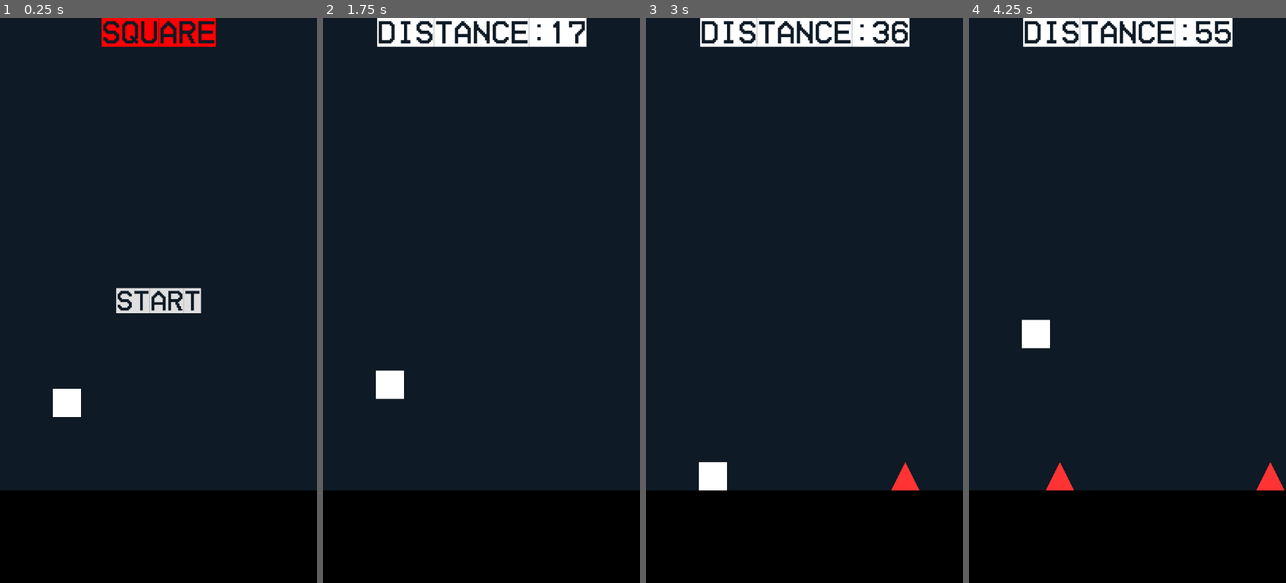
Above: before the commit, frames 1-4 (left to right).
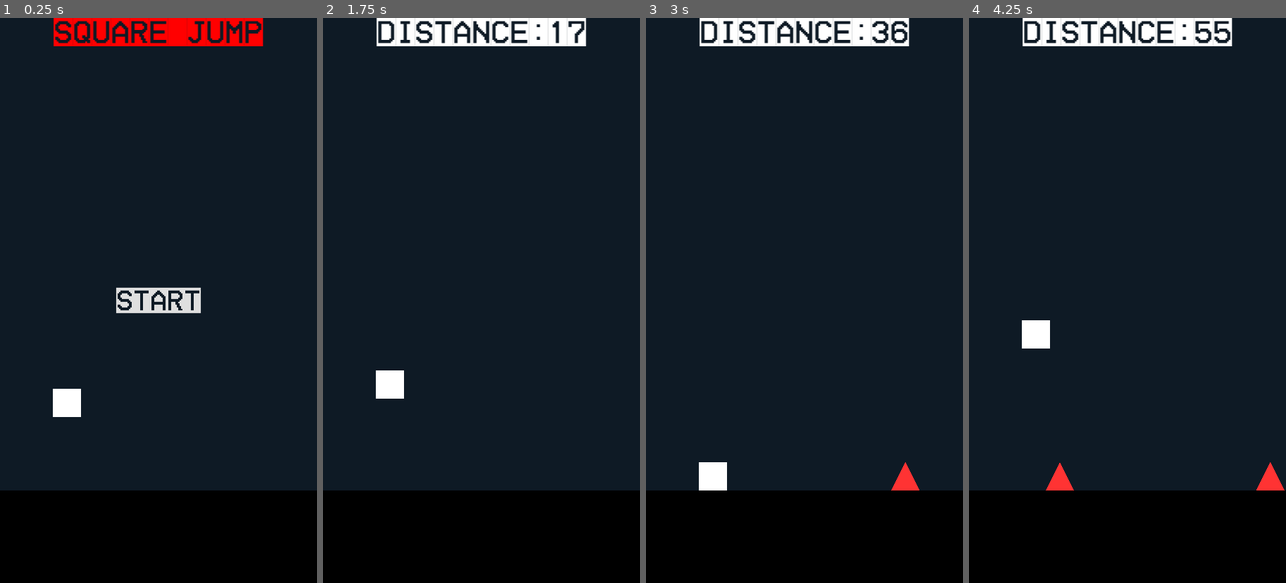
Above: after the commit, the same moments.

Repository: kelvin-kn/cheche
Game: Godot game, scene res://scenes/main.tscn
Same seed, same stepped clock (60 frames per second), same inputs: the game is played once before the commit and once after it.
Inputs:
- Up to frame 1 (0.25 s): no input
- Up to frame 2 (1.75 s): click "START" at 0.5 s; tap Space (jump) at 1.35, 1.52 s
- Up to frame 3 (3 s): tap Space (jump) at 1.82, 2.1, 2.27, 2.57, 2.85 s
- Up to frame 4 (4.25 s): tap Space (jump) at 3.6, 3.77, 4.07 s

The runs differ from the first frame. In frame 1, 2.4% of the frame differs, in the area x 16-84%, y 0-53%; in frame 2, 0.8%; in frame 3, 0.8%; in frame 4, 0.9%.

Commit message:
successful export and minor improvements.

Diff:
--- a/project.godot
+++ b/project.godot
@@ -19,6 +19,7 @@
 
 window/size/viewport_width=720
 window/size/viewport_height=1280
+window/stretch/mode="canvas_items"
 
 [input]
 
@@ -43,3 +44,4 @@
 
 renderer/rendering_method="gl_compatibility"
 renderer/rendering_method.mobile="gl_compatibility"
+textures/vram_compression/import_etc2_astc=true
--- a/scenes/main.tscn
+++ b/scenes/main.tscn
@@ -59,7 +59,7 @@
 offset_bottom = 66.0
 grow_horizontal = 2
 theme = SubResource("Theme_8giqa")
-text = "SQUARE"
+text = "SQUARE JUMP"
 
 [node name="Start" type="Button" parent="CanvasLayer"]
 anchors_preset = 8
--- a/scenes/player.tscn
+++ b/scenes/player.tscn
@@ -1,6 +1,7 @@
-[gd_scene load_steps=3 format=3 uid="uid://b5k6kiqqnygnp"]
+[gd_scene load_steps=4 format=3 uid="uid://b5k6kiqqnygnp"]
 
 [ext_resource type="Script" path="res://scripts/player.gd" id="1_2bj3f"]
+[ext_resource type="AudioStream" uid="uid://cwisfyxxnb2fm" path="res://assets/sounds/jump.mp3" id="2_8ifr2"]
 
 [sub_resource type="RectangleShape2D" id="RectangleShape2D_cxid4"]
 size = Vector2(64, 64)
@@ -18,3 +19,6 @@
 [node name="CollisionShape2D" type="CollisionShape2D" parent="."]
 position = Vector2(32, 32)
 shape = SubResource("RectangleShape2D_cxid4")
+
+[node name="AudioStreamPlayer" type="AudioStreamPlayer" parent="."]
+stream = ExtResource("2_8ifr2")
--- a/scripts/main.gd
+++ b/scripts/main.gd
@@ -101,8 +101,6 @@
 
 func enter_dead():
 	state = GameState.DEAD
-
-
 	restart.visible = true
 
 	# Web hook (safe on desktop)
--- a/scripts/player.gd
+++ b/scripts/player.gd
@@ -4,9 +4,13 @@
 const JUMP_FORCE : float = -700.0
 const MAX_FALL_SPEED : float = 1200.0
 
+const JUMP = preload("res://assets/sounds/jump.mp3")
+const FAIL = preload("res://assets/sounds/fail.wav")
+
 var jump_count = 0
 
 @onready var spawner: Node2D = $"../Spawner"
+@onready var audio_stream_player: AudioStreamPlayer = $AudioStreamPlayer
 
 func _ready() -> void:
 	reset()
@@ -24,8 +28,10 @@
 	if is_on_floor():
 		jump_count = 0
 	if Input.is_action_just_pressed("jump") and jump_count <= 2:
-			velocity.y = JUMP_FORCE
-			jump_count += 1
+		audio_stream_player.stream = JUMP
+		audio_stream_player.play()
+		velocity.y = JUMP_FORCE
+		jump_count += 1
 
 	move_and_slide()
 
@@ -36,6 +42,8 @@
 	set_physics_process(true)
 
 func die():
+	audio_stream_player.stream = FAIL
+	audio_stream_player.play()
 	set_physics_process(false)
 	velocity = Vector2.ZERO
 	get_parent().enter_dead()
Not shown, added: assets/sounds/fail.wav.import
Not shown, added: assets/sounds/jump.mp3.import
Not shown, changed: export_presets.cfg
Binary file added: square_jump/index.apple-touch-icon.png
Not shown, added: square_jump/index.apple-touch-icon.png.import
Binary file added: square_jump/index.icon.png
Not shown, added: square_jump/index.icon.png.import
Binary file added: square_jump/index.png
Not shown, added: square_jump/index.png.import
Not shown, added: assets/sounds/fail.wav
Not shown, added: assets/sounds/jump.mp3
Not shown, added: square_jump/index.audio.worklet.js
(and 4 more such lines)
